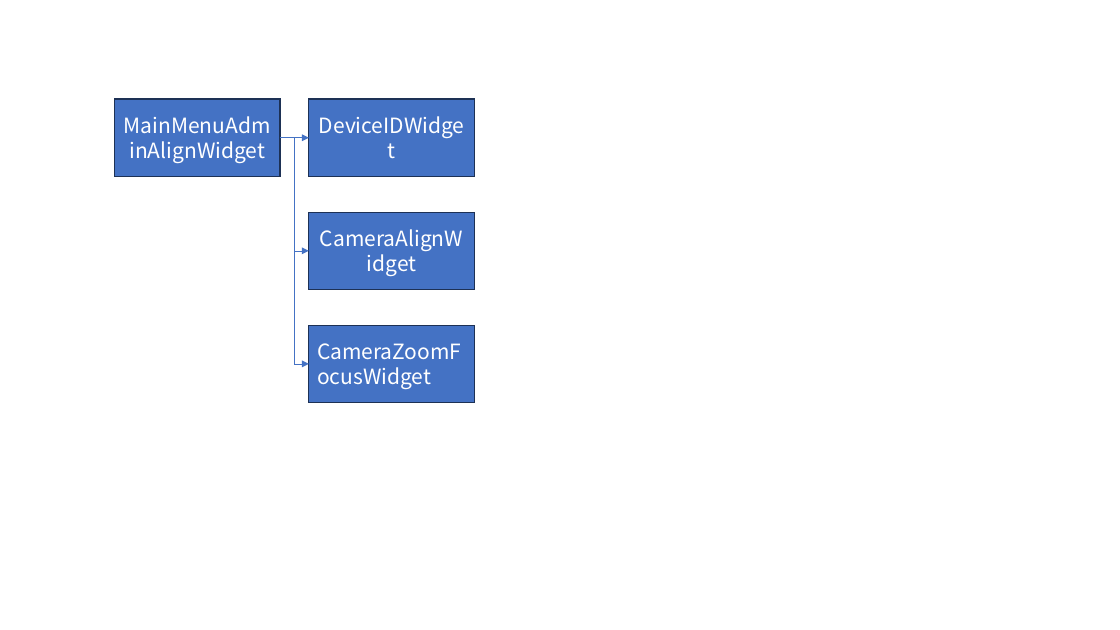
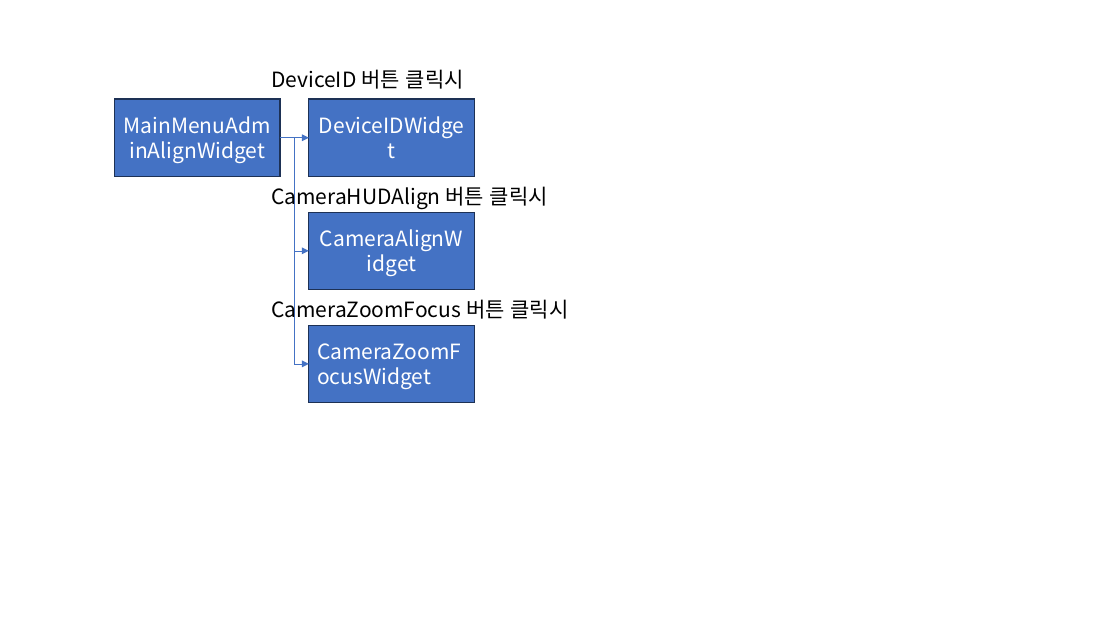
Before and after one commit to wruwami/TPCAM-M30, a slide deck: slide 8 of doc/TPCAM-M30 클래스 흐름도.pptx. Drawn at 1120x630 pixels with LibreOffice and Linux fonts; fonts in the diff are those of the drawing. Boxes give left, top, right and bottom in pixels: in the first picture for what was removed or moved away, otherwise in the second. Text is boxed around its words. In the diff, an @@ line names an element or a change of style, - is before the commit and + after.

```diff
--- a/doc/TPCAM-M30 클래스 흐름도.pptx
+++ b/doc/TPCAM-M30 클래스 흐름도.pptx
@@ text added at (271, 69, 464, 89), 18 pt, text #000000 @@
+DeviceID 버튼 클릭시
@@ text added at (271, 183, 548, 209), 18 pt, text #000000 @@
+CameraHUDAlign 버튼 클릭시
@@ text added at (271, 296, 569, 322), 18 pt, text #000000 @@
+CameraZoomFocus 버튼 클릭시
```
Also in this commit, not shown: 6 other slides changed.
